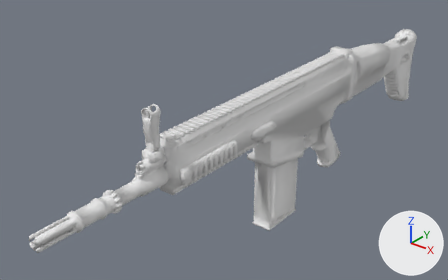
One commit to the FBX model Blender/FBX/Scar-H_low.fbx: the scene before it, then after it.
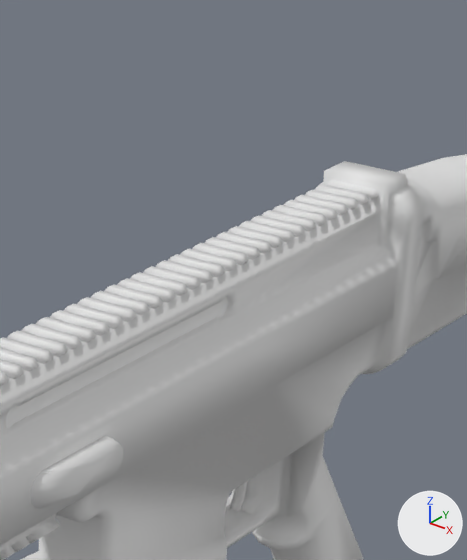
The first picture shows the older version from a camera (50 mm lens) standing at (0.468, -0.862, 0.474) and looking at (-0.068, -0.193, 0.059). The close-ups show both versions on the part from 54% to 82% of the width and 1% to 55% of the height of that picture; other places that the commit changed are outside them. The lights are fixed; the arrows at lower right show +X, +Y and +Z. Where no turn or scale is listed for an object, it has been applied to the vertices.

The scene before the commit, as lines of its bpy script (objects in view):
```python
me_cube_019 = bpy.data.meshes.new('Cube.019')
me_cube_019.from_pydata(...)  # 276 vertices, 205 faces; spans x -0.013..0.013, y -0.381..0.022, z 0.154..0.158
me_cube_019.materials.append(mat_fn_scar_h)  # white #e7e7e7
me_cube_020 = bpy.data.meshes.new('Cube.020')
me_cube_020.from_pydata(...)  # 276 vertices, 207 faces; spans x -0.013..0.013, y -0.39..0.013, z 0.154..0.158
me_cube_020.materials.append(mat_fn_scar_h)  # white #e7e7e7
me_cube_022 = bpy.data.meshes.new('Cube.022')
me_cube_022.from_pydata(...)  # 2403 vertices, 2765 faces; spans x -0.029..0.029, y -0.436..0.307, z -0.044..0.161
me_cube_022.materials.append(mat_fn_scar_h)  # white #e7e7e7
ob_scar_h_low = bpy.data.objects.new('Scar-H_low', me_cube_022)
ob_scar_h_low.location = (0.0, 0.0, 0.0)
ob_toprailing1_low = bpy.data.objects.new('TopRailing1_low', me_cube_020)
ob_toprailing1_low.location = (0.0, 0.0, 0.0)
ob_toprailing2_low = bpy.data.objects.new('TopRailing2_low', me_cube_019)
ob_toprailing2_low.location = (0.0, 0.0, 0.0)
```
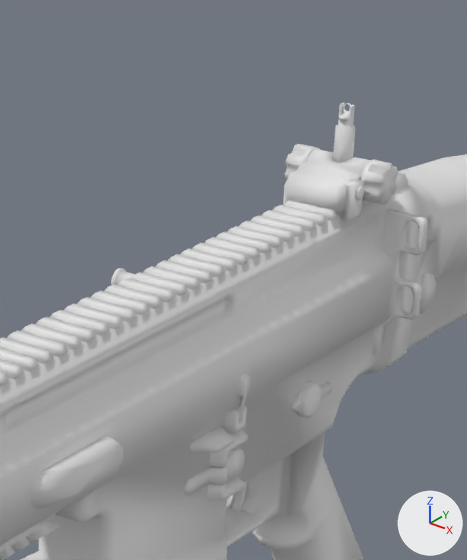
What the commit changed:
Mesh me_cube_007 is new.
It has 593 vertices, 560 faces and spans x -0.033..0.035, y -0.135..0.277, z 0.058..0.149.
It uses material mat_fn_scar_h (white #e7e7e7).
Mesh me_cube_014 is new.
It has 165 vertices, 193 faces and spans x -0.0059..0.0059, y -0.0043..0.0043, z -0.0029..0.0262.
It uses material mat_fn_scar_h (white #e7e7e7).
Mesh me_cube_013 is new.
It has 360 vertices, 468 faces and spans x -0.0235..0.0229, y 0.0..0.0334, z -0.0051..0.0167.
It uses material mat_fn_scar_h (white #e7e7e7).
Mesh me_cube_026 is new.
It has 157 vertices, 156 faces and spans x -0.0286..0.0, y -0.0049..0.0049, z -0.0049..0.0049.
It uses material mat_fn_scar_h (white #e7e7e7).
Mesh me_cube_015 is new.
It has 92 vertices, 112 faces and spans x -0.00223..0.00223, y -0.00444..0.00089, z 0.02045..0.02667.
It uses material mat_fn_scar_h (white #e7e7e7).
Object 'Side Details_low' (ob_side_details_low) is new; it shows me_cube_007.
Its location is (0.0, 0.0, 0.0).
Object 'IronSight_low' (ob_ironsight_low) is new; it shows me_cube_014.
Its location is (0.0, 0.0101, 0.171).
Object 'IronSighHolder_low' (ob_ironsighholder_low) is new; it shows me_cube_013.
Its location is (0.0, -0.0145, 0.1581).
Object 'Bolt_low' (ob_bolt_low) is new; it shows me_cube_026.
Its location is (-0.0112, -0.1036, 0.1404).
Object 'IronSightTop_low' (ob_ironsighttop_low) is new; it shows me_cube_015.
Its location is (0.0, 0.0101, 0.171).

Location of each change, (x1, y1, x2, y2) in pixels of the close-ups (467 x 560 px):
'Side Details_low', added
    after: (185, 209, 436, 501)
'IronSighHolder_low', added
    after: (283, 144, 398, 221)
'IronSight_low', added
    after: (332, 103, 355, 163)
'Bolt_low', added
    after: (111, 268, 134, 285)
'IronSightTop_low', added
    after: (339, 103, 352, 120)
